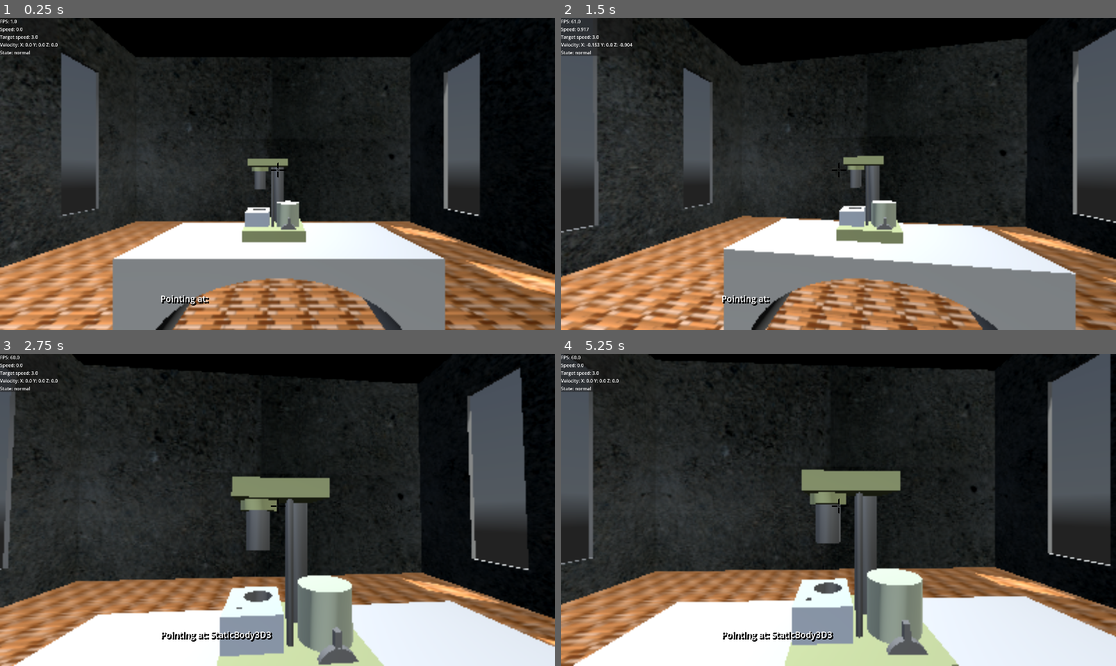
Above: before the commit, frames 1-4 (two rows, left to right).
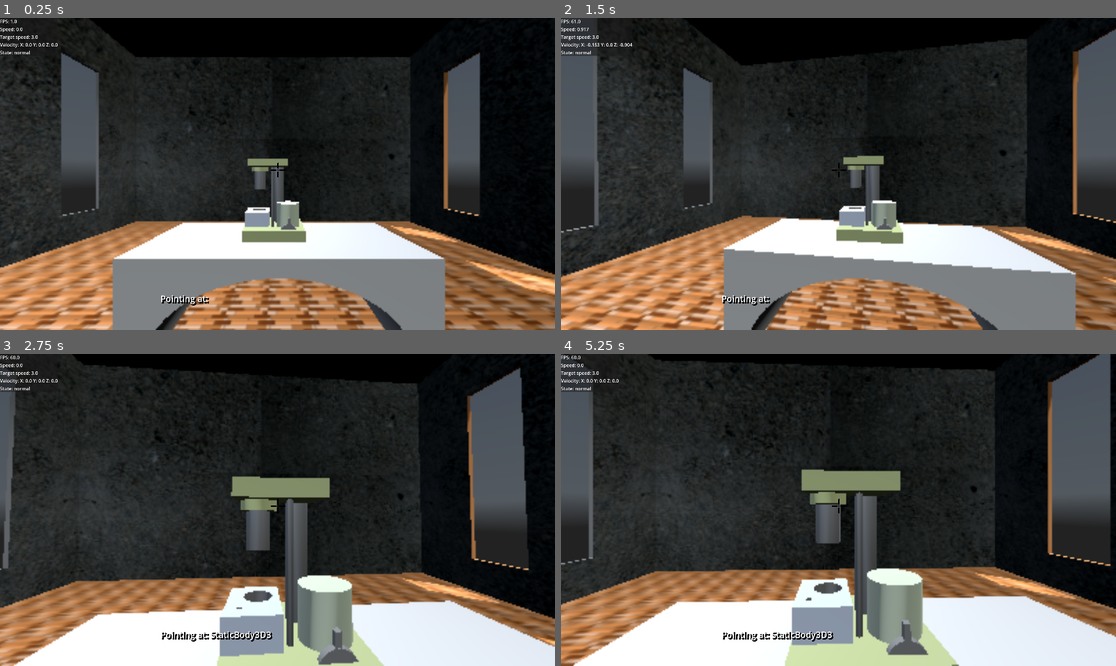
Above: after the commit, the same moments.

Repository: meyerAurelius/grant-proposal
Game: Godot game, scene res://main.tscn
Same seed, same stepped clock (60 frames per second), same inputs: the game is played once before the commit and once after it. A sky picture missing from this copy of the repository is replaced by a grey-blue gradient.
Inputs (mouse positions are in pixels of both pictures, inside the frame that each line leads up to):
- Up to frame 1 (0.25 s): no input
- Up to frame 2 (1.5 s): tap Enter (ui_accept) at 0.5, 0.77 s; move the mouse to (866, 174) at 0.52 s; hold W (key_up) from 0.53 s (still down); tap Shift (crouch) at 0.6 s; click (866, 174) at 0.67 s; move the mouse to (810, 174) at 1.27 s; tap Q (look_left) at 1.35 s; click (810, 174) at 1.42 s
- Up to frame 3 (2.75 s): keep holding W (key_up); tap Enter (ui_accept) at 1.52 s; move the mouse to (288, 503) at 2.02 s; tap E (look_right) at 2.1 s; click (288, 503) at 2.17 s
- Up to frame 4 (5.25 s): keep holding W (key_up); move the mouse to (832, 516) at 2.77 s; tap Ctrl (sprint) at 2.85 s; click (832, 516) at 2.92 s; tap Enter (ui_accept) at 3.02, 3.77, 4.25, 4.52 s; move the mouse to (877, 513) at 3.52 s; tap Shift (crouch) at 3.6 s; click (877, 513) at 3.67 s; move the mouse to (794, 506) at 4.27 s; tap Q (look_left) at 4.35 s; click (794, 506) at 4.42 s; move the mouse to (844, 510) at 5.02 s; tap E (look_right) at 5.1 s; click (844, 510) at 5.17 s

The runs differ from the first frame. In frame 1, 0.4% of the frame differs, in the area x 79-87%, y 17-64%; in frame 2, 0.5%; in frame 3, 0.4%; in frame 4, 0.5%, in the area x 87-100%, y 8-68%.

Commit message:
the cursor now exists captured mode when the raycast points at the lever and the left mouse button is clicked

Diff:
--- a/virtual-lab/main.tscn
+++ b/virtual-lab/main.tscn
@@ -79,6 +79,9 @@
 [sub_resource type="BoxShape3D" id="BoxShape3D_lquwl"]
 size = Vector3(1, 6.701172, 16.093018)
 
+[sub_resource type="StandardMaterial3D" id="StandardMaterial3D_efxa6"]
+albedo_texture = ExtResource("1_ig7tw")
+
 [node name="Node3D" type="Node3D"]
 
 [node name="Table" type="StaticBody3D" parent="."]
@@ -253,6 +256,7 @@
 transform = Transform3D(1, 0, 0, 0, 1.3823954, 0, 0, 0, 0.66636926, 0, -0.04667008, -0.2651597)
 operation = 2
 size = Vector3(1, 0.4272461, 0.13891602)
+material = SubResource("StandardMaterial3D_efxa6")
 
 [node name="CSGBox3D2" type="CSGBox3D" parent="Building/StaticBody3D2/CSGMesh3D"]
 transform = Transform3D(1, 0, 0, 0, 1.3823954, 0, 0, 0, 0.66636926, 0, -0.04667008, -0.011771558)
--- a/virtual-lab/player/player.gd
+++ b/virtual-lab/player/player.gd
@@ -454,6 +454,12 @@
 	if event is InputEventMouseMotion and Input.mouse_mode == Input.MOUSE_MODE_CAPTURED:
 		mouseInput = event.relative
 
+	elif event is InputEventMouseButton and event.button_index == MOUSE_BUTTON_LEFT and event.is_pressed():
+		if Input.mouse_mode == Input.MOUSE_MODE_CAPTURED:
+			_handle_raycast_interact(event)
+		else:
+			# Re-absorb cursor on click
+			Input.mouse_mode = Input.MOUSE_MODE_CAPTURED
 
 	# Toggle debug menu
 	elif event is InputEventKey:
@@ -462,7 +468,7 @@
 			if event.keycode == 4194338: # F7
 				$UserInterface/DebugPanel.visible = !$UserInterface/DebugPanel.visible
 
-func _handle_raycast_interact():
+func _handle_raycast_interact(event : InputEvent = null):
 
 	if !RAY:
 		return "Pointing at: "
@@ -472,6 +478,12 @@
 
 		# Most 3D hittable things are CollisionObject3D (StaticBody3D, MeshInstance3D with collider, etc.)
 		if collider is Node:
+
+			if event is InputEventMouseButton and event.button_index == MOUSE_BUTTON_LEFT and event.is_pressed():
+				if(collider.name == "Lever"):
+					Input.mouse_mode = Input.MOUSE_MODE_VISIBLE
+
+
 			return "Pointing at: " + String(collider.name)
 
 		else:
Not shown: 1 places in virtual-lab/main.tscn that only renumber resources
